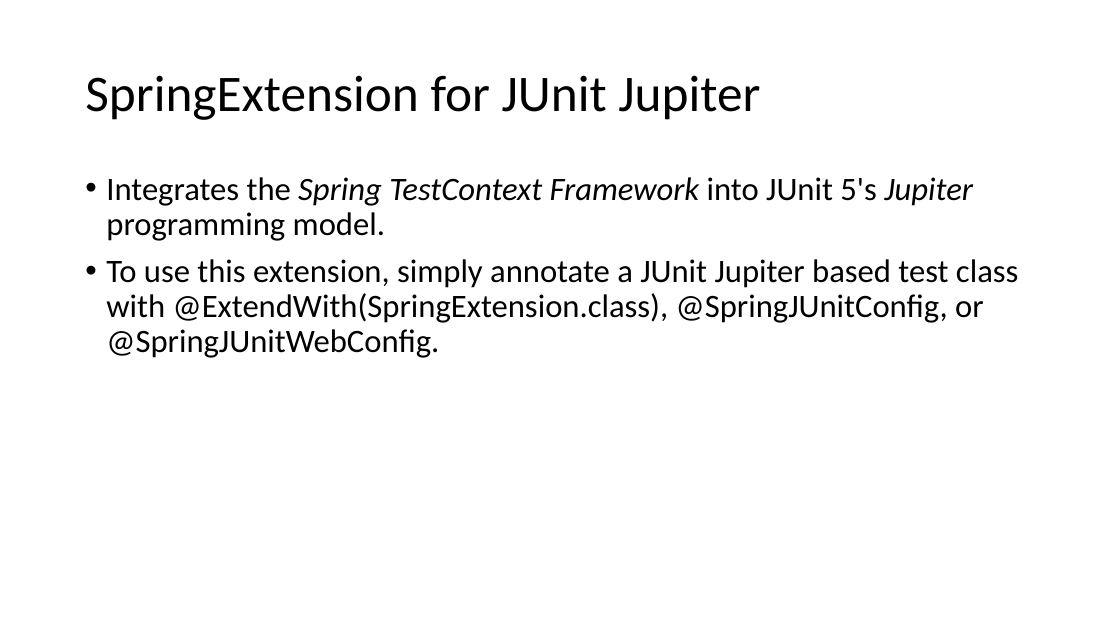
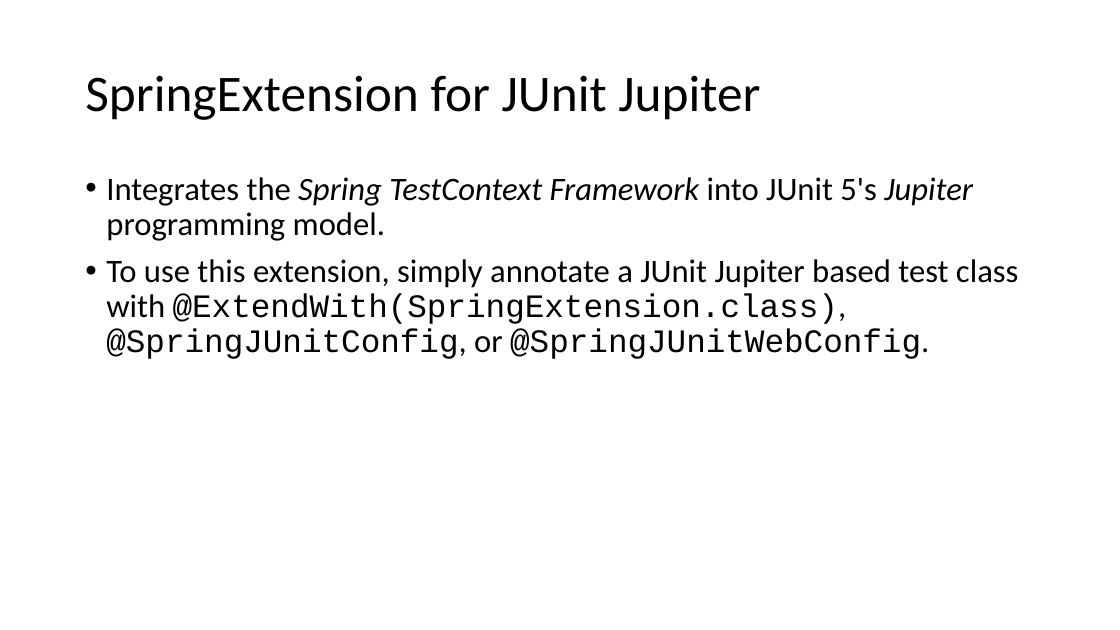
Before and after one commit to cebartling/test-driven, a slide deck: slide 2 of presentations/Introduction to Spring Framework Unit Testing Support.pptx. Drawn at 1120x630 pixels with LibreOffice and Linux fonts; fonts in the diff are those of the drawing. Boxes give left, top, right and bottom in pixels: in the first picture for what was removed or moved away, otherwise in the second. Text is boxed around its words. In the diff, an @@ line names an element or a change of style, - is before the commit and + after.

Commit message:
Updates to Introduction to Spring Framework Unit Testing Support presentation

```diff
--- a/presentations/Introduction to Spring Framework Unit Testing Support.pptx
+++ b/presentations/Introduction to Spring Framework Unit Testing Support.pptx
@@ text at (106,259,1018,359): font Calibri to Courier New in "@ExtendWith(SpringExtension.class), @SpringJUnitConfig, @Spr ..." @@
```
